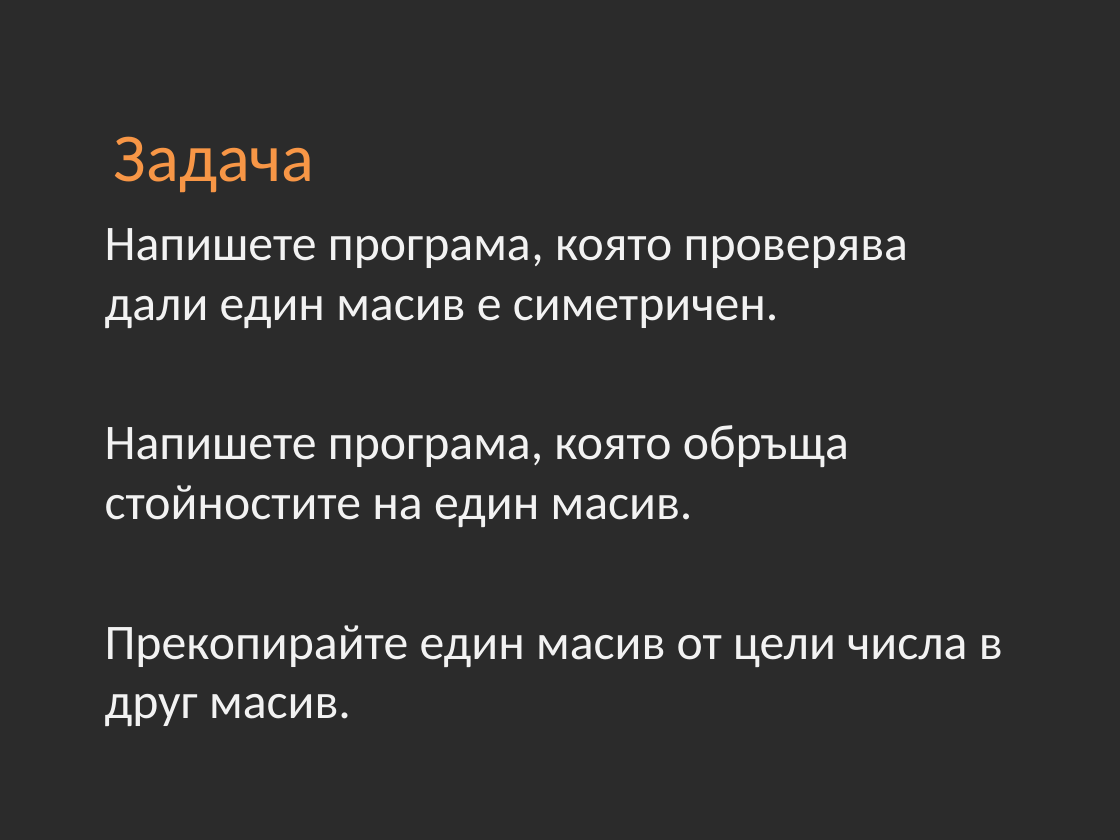
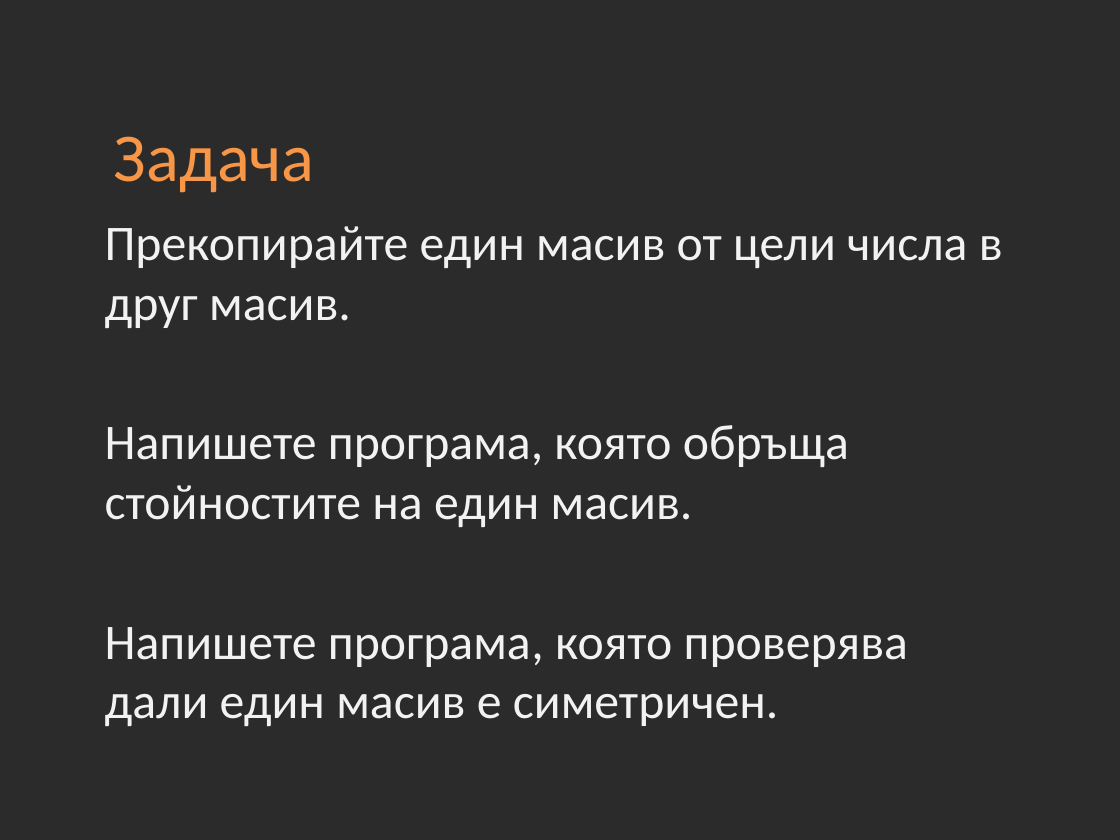
Before and after one commit to Academy-Soft-Intellect/Programming-Introduction-Course, a slide deck: slide 15 of 06-Arrays.pptx. Drawn at 1120x840 pixels with LibreOffice and Linux fonts; fonts in the diff are those of the drawing; background and template pictures are left out; a plain dark background stands for a picture behind light text. Boxes give left, top, right and bottom in pixels: in the first picture for what was removed or moved away, otherwise in the second. Text is boxed around its words. In the diff, an @@ line names an element or a change of style, - is before the commit and + after.

```diff
--- a/06-Arrays.pptx
+++ b/06-Arrays.pptx
@@ text at (105, 226, 1003, 527): paragraphs added @@
+Прекопирайте един масив от цели числа в друг масив.
+Напишете програма, която обръща стойностите на един масив.
@@ text at (105, 425, 1003, 726): paragraphs removed @@
-Напишете програма, която обръща стойностите на един масив.
-Прекопирайте един масив от цели числа в друг масив.
```
Also in this commit, not shown: 2 other slides changed, 13 other files.
